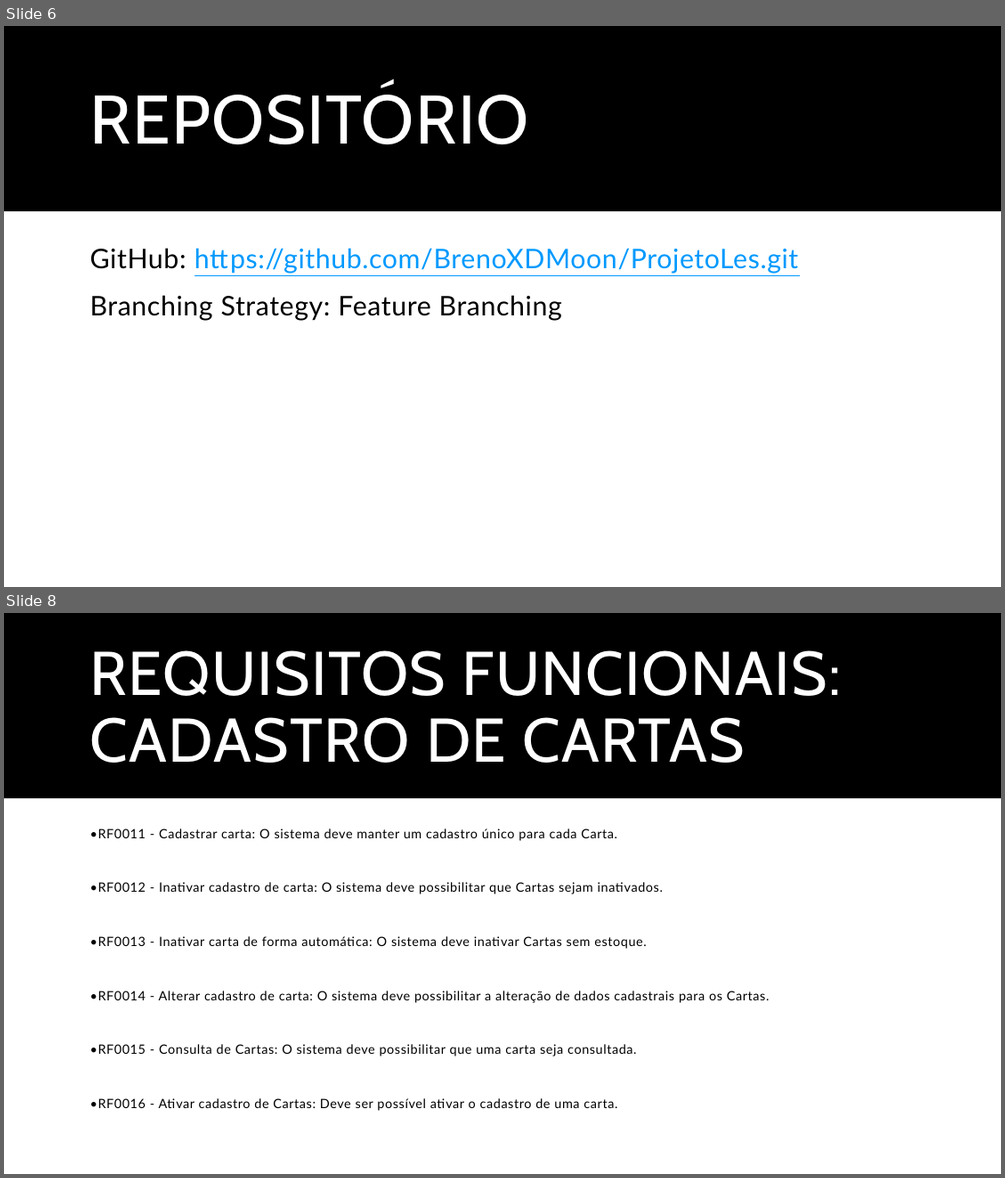
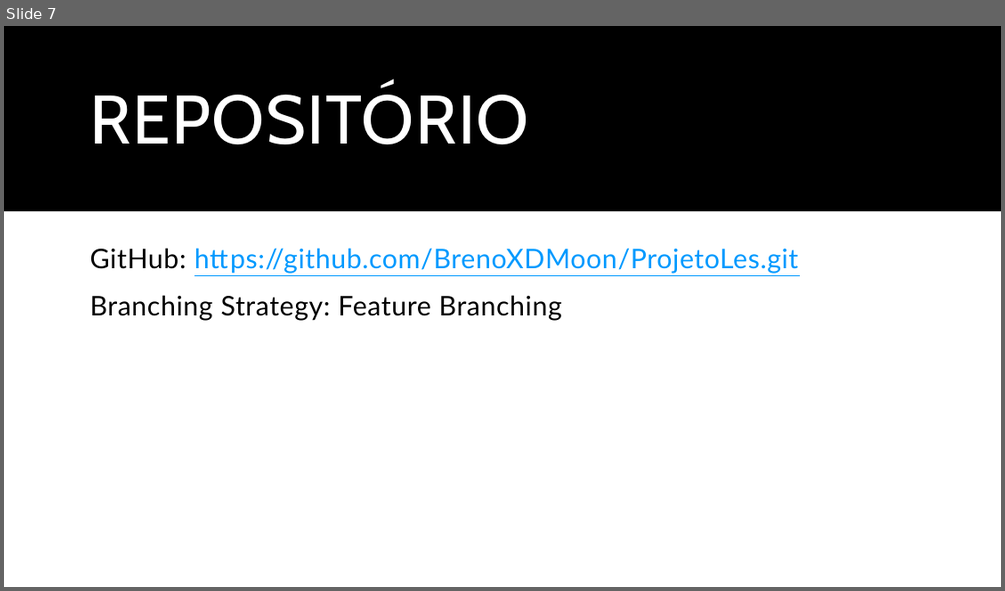
Before and after one commit to BrenoXDMoon/ProjetoLes, a slide deck: Documentos/Trabalho de Lab.pptx. Shown one above the other, each under a label of ours: slides 6 and 8 before the commit, slide 7 after it; the slides between them are not shown. The pictures are 1005x1178 and 1005x591 pixels, drawn with LibreOffice and Linux fonts; fonts in the diff are those of the drawing. Boxes give left, top, right and bottom in pixels: in the first picture for what was removed or moved away, otherwise in the second. Text is boxed around its words. In the diff, an @@ line names an element or a change of style, - is before the commit and + after.

```diff
--- a/Documentos/Trabalho de Lab.pptx
+++ b/Documentos/Trabalho de Lab.pptx
@@ slide 8 removed at <box>4,613,1001,1174</box>, background #FFFFFF; not listed: 1 template element that a slide beside it also shows @@
@@ title removed at <box>90,650,841,763</box> @@
-REQUISITOS FUNCIONAIS: CADASTRO DE CARTAS
@@ text removed at <box>90,828,769,1111</box> @@
-•RF0011 - Cadastrar carta: O sistema deve manter um cadastro único para cada Carta.
-•RF0012 - Inativar cadastro de carta: O sistema deve possibilitar que Cartas sejam inativados.
-•RF0013 - Inativar carta de forma automática: O sistema deve inativar Cartas sem estoque.
-•RF0014 - Alterar cadastro de carta: O sistema deve possibilitar a alteração de dados cadastrais para os Cartas.
-•RF0015 - Consulta de Cartas: O sistema deve possibilitar que uma carta seja consultada.
-•RF0016 - Ativar cadastro de Cartas: Deve ser possível ativar o cadastro de uma carta.
@@ what was slide 6 is now slide 7 @@
```
Also in this commit, not shown: 2 slides changed, 1 slide added, 15 other slides removed, 10 other files.
